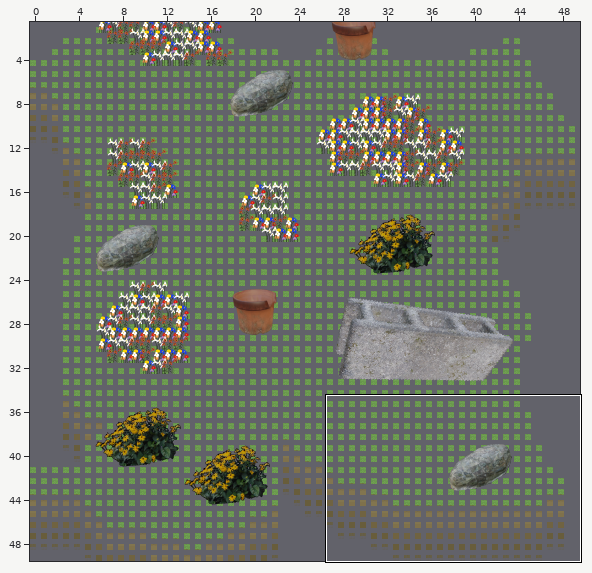
Two versions of a level (Tiled map, scripts/world/maps/chapter1/farm_world/garden_treasurehunt.tmx). The picture above shows the old version from afar; the outline marks the close-up.
Close-up. The starting point:
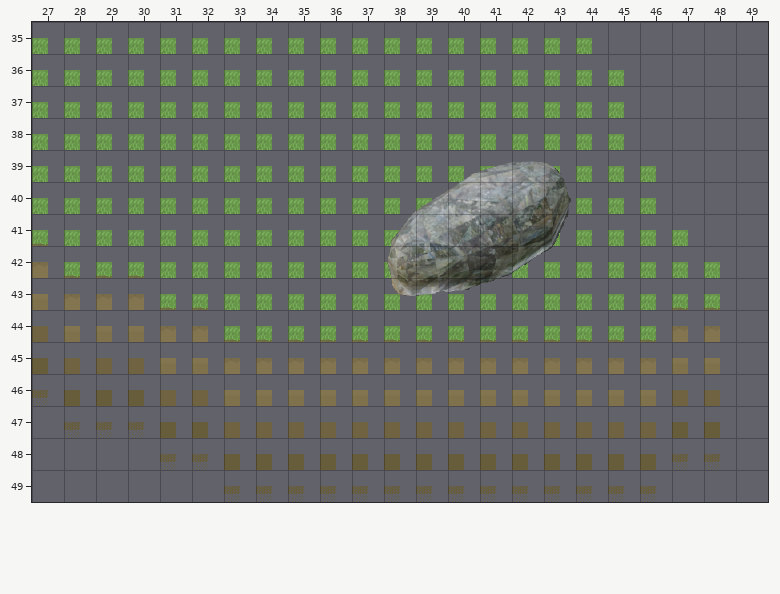
Cells are 40x40 px. Shown: x 27..49, y 35..49. The commit also changed other parts of the map, which this record leaves out.
Now the later version:
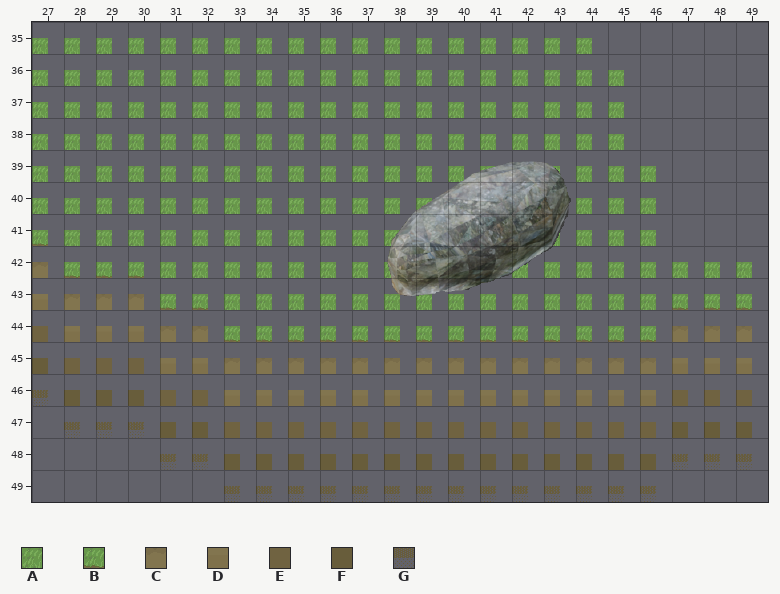
Key: from "garden": A 4, B 8, C 18, D 28, E 38, F 48, G 58.
_ is an empty cell.
Difference:
Layer "Camada de Blocos 1":
Tile A is added in row 42 at x 49.
Tile B is added in row 43 at x 49.
Tile C is added in row 44 at x 49.
Tile D is added in row 45 at x 49.
Tile E is added in row 46 at x 49.
Tile F is added in row 47 at x 49.
Tile G is added in row 48 at x 49.
Tile A is gone in row 41 at x 47.
